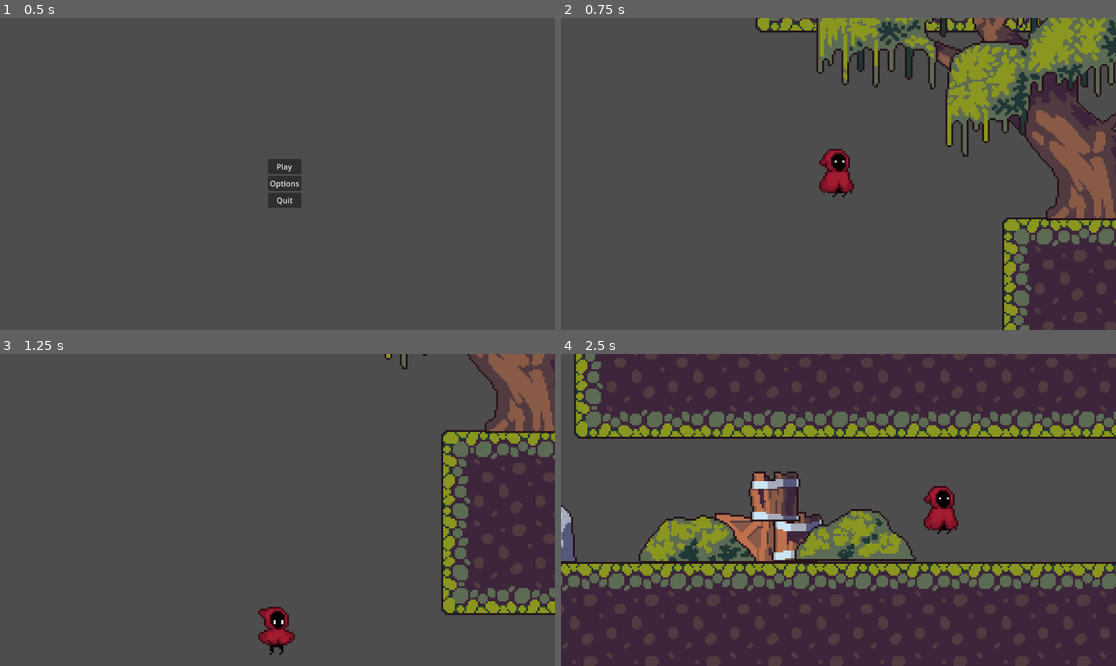
Above: before the commit, frames 1-4 (two rows, left to right).
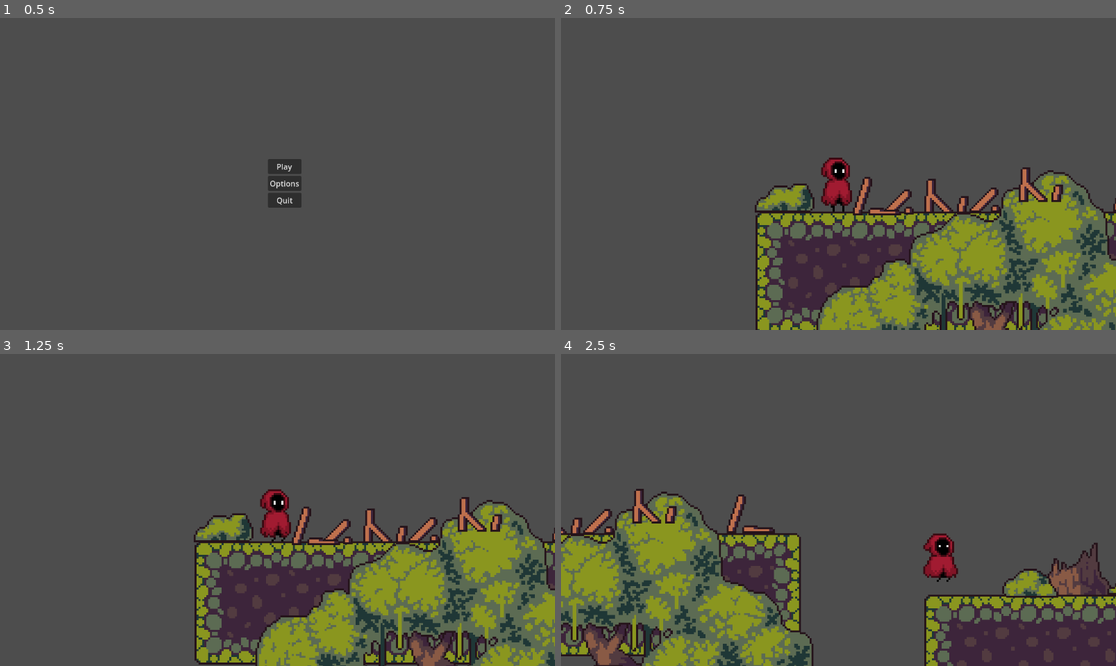
Above: after the commit, the same moments.

Repository: pxD1311/Bubble-Realms-The-Lost-Knight
Game: Godot game, scene res://scenes/level_1.tscn
Same seed, same stepped clock (60 frames per second), same inputs: the game is played once before the commit and once after it.
Inputs (mouse positions are in pixels of both pictures, inside the frame that each line leads up to):
- Up to frame 1 (0.5 s): no input
- Up to frame 2 (0.75 s): click "Play" at 0.5 s
- Up to frame 3 (1.25 s): no input
- Up to frame 4 (2.5 s): move the mouse to (960, 494) at 1.27 s; hold S (crouch) 1.28-2.03 s; hold D (move_right) from 1.28 s (still down); tap Space (jump) at 1.52, 1.55, 1.82, 2.1, 2.27 s; move the mouse to (727, 525) at 2.02 s; tap S (crouch) at 2.3 s

Frame 1 is identical in both runs. In frame 2, 41% of the frame differs, in the area x 34-100%, y 0-100%; in frame 3, 35%; in frame 4, 60%, in the area x 0-100%, y 0-100%.

Commit message:
added portal asset plus some changes in hub

Diff:
--- a/GameManager.gd
+++ b/GameManager.gd
@@ -9,6 +9,7 @@
 
 func _ready():
 	# Set initial state or load saved game data if needed
+	#load_scene("res://scenes/level_1.tscn")
 	load_main_menu()
 
 func _process(delta):
--- a/scenes/character.tscn
+++ b/scenes/character.tscn
@@ -117,14 +117,6 @@
 atlas = ExtResource("2_3af8f")
 region = Rect2(96, 128, 32, 32)
 
-[sub_resource type="AtlasTexture" id="AtlasTexture_q0t87"]
-atlas = ExtResource("2_3af8f")
-region = Rect2(128, 128, 32, 32)
-
-[sub_resource type="AtlasTexture" id="AtlasTexture_5hywf"]
-atlas = ExtResource("2_3af8f")
-region = Rect2(160, 128, 32, 32)
-
 [sub_resource type="AtlasTexture" id="AtlasTexture_rsx07"]
 atlas = ExtResource("2_3af8f")
 region = Rect2(0, 224, 32, 32)
@@ -283,12 +275,6 @@
 }, {
 "duration": 1.0,
 "texture": SubResource("AtlasTexture_f11ij")
-}, {
-"duration": 1.0,
-"texture": SubResource("AtlasTexture_q0t87")
-}, {
-"duration": 1.0,
-"texture": SubResource("AtlasTexture_5hywf")
 }],
 "loop": false,
 "name": &"crouch",
@@ -445,8 +431,10 @@
 
 [node name="AnimatedSprite2D2" type="AnimatedSprite2D" parent="."]
 sprite_frames = SubResource("SpriteFrames_62bf1")
-animation = &"jump"
+animation = &"crouch"
 autoplay = "idle"
+frame = 3
+frame_progress = 1.0
 
 [node name="CollisionStand2" type="CollisionShape2D" parent="."]
 position = Vector2(-1, 1)
--- a/scenes/hub.tscn
+++ b/scenes/hub.tscn
@@ -276,8 +276,9 @@
 physics_layer_0/collision_layer = 1
 sources/3 = SubResource("TileSetAtlasSource_h271k")
 
-[sub_resource type="Animation" id="Animation_afpbd"]
+[sub_resource type="Animation" id="Animation_4quoi"]
 resource_name = "up_down"
+length = 3.0
 loop_mode = 2
 tracks/0/type = "value"
 tracks/0/imported = false
@@ -286,13 +287,13 @@
 tracks/0/interp = 1
 tracks/0/loop_wrap = true
 tracks/0/keys = {
-"times": PackedFloat32Array(0, 1),
+"times": PackedFloat32Array(0, 3),
 "transitions": PackedFloat32Array(1, 1),
 "update": 0,
-"values": [Vector2(289, 440), Vector2(289, 278)]
-}
-
-[sub_resource type="Animation" id="Animation_7ksf7"]
+"values": [Vector2(288, 311), Vector2(288, 433)]
+}
+
+[sub_resource type="Animation" id="Animation_u6qjo"]
 length = 0.001
 tracks/0/type = "value"
 tracks/0/imported = false
@@ -304,13 +305,51 @@
 "times": PackedFloat32Array(0),
 "transitions": PackedFloat32Array(1),
 "update": 0,
-"values": [Vector2(289, 440)]
-}
-
-[sub_resource type="AnimationLibrary" id="AnimationLibrary_7qn1o"]
+"values": [Vector2(288, 311)]
+}
+
+[sub_resource type="AnimationLibrary" id="AnimationLibrary_3wmqt"]
 _data = {
-"RESET": SubResource("Animation_7ksf7"),
-"up_down": SubResource("Animation_afpbd")
+"RESET": SubResource("Animation_u6qjo"),
+"up_down": SubResource("Animation_4quoi")
+}
+
+[sub_resource type="Animation" id="Animation_k6uu7"]
+resource_name = "up_down"
+length = 3.0
+loop_mode = 2
+tracks/0/type = "value"
+tracks/0/imported = false
+tracks/0/enabled = true
+tracks/0/path = NodePath(".:position")
+tracks/0/interp = 1
+tracks/0/loop_wrap = true
+tracks/0/keys = {
+"times": PackedFloat32Array(0, 3),
+"transitions": PackedFloat32Array(1, 1),
+"update": 0,
+"values": [Vector2(139, 440), Vector2(139, 591)]
+}
+
+[sub_resource type="Animation" id="Animation_a141c"]
+length = 0.001
+tracks/0/type = "value"
+tracks/0/imported = false
+tracks/0/enabled = true
+tracks/0/path = NodePath(".:position")
+tracks/0/interp = 1
+tracks/0/loop_wrap = true
+tracks/0/keys = {
+"times": PackedFloat32Array(0),
+"transitions": PackedFloat32Array(1),
+"update": 0,
+"values": [Vector2(139, 440)]
+}
+
+[sub_resource type="AnimationLibrary" id="AnimationLibrary_sn05k"]
+_data = {
+"RESET": SubResource("Animation_a141c"),
+"up_down": SubResource("Animation_k6uu7")
 }
 
 [node name="Hub" type="Node2D"]
@@ -467,20 +506,31 @@
 position = Vector2(807, 603)
 texture = ExtResource("29_rja1o")
 
-[node name="bubble_up_down" parent="." instance=ExtResource("30_vathm")]
-position = Vector2(289, 440)
-
-[node name="AnimationPlayer" type="AnimationPlayer" parent="bubble_up_down"]
+[node name="platforms" type="Node" parent="."]
+
+[node name="bubble_up_down" parent="platforms" instance=ExtResource("30_vathm")]
+position = Vector2(288, 311)
+
+[node name="AnimationPlayer" type="AnimationPlayer" parent="platforms/bubble_up_down"]
 libraries = {
-"": SubResource("AnimationLibrary_7qn1o")
+"": SubResource("AnimationLibrary_3wmqt")
 }
 autoplay = "up_down"
 
-[node name="Character" parent="bubble_up_down" instance=ExtResource("31_rf1li")]
+[node name="bubble_up_down2" parent="platforms" instance=ExtResource("30_vathm")]
+position = Vector2(139, 440)
+
+[node name="AnimationPlayer" type="AnimationPlayer" parent="platforms/bubble_up_down2"]
+libraries = {
+"": SubResource("AnimationLibrary_sn05k")
+}
+autoplay = "up_down"
+
+[node name="Character" parent="." instance=ExtResource("31_rf1li")]
 z_index = 5
-position = Vector2(-213, -4)
-
-[node name="Camera2D" type="Camera2D" parent="bubble_up_down/Character"]
+position = Vector2(76, 274)
+
+[node name="Camera2D" type="Camera2D" parent="Character"]
 zoom = Vector2(4, 4)
 limit_smoothed = true
 position_smoothing_enabled = true
Binary file added: assets/portal/Dimensional_Portal.png
Not shown: 1 places in scenes/character.tscn that only renumber resources
Not shown: 2 places in scenes/hub.tscn that only renumber resources
Not shown: 1 places in scenes/level_1.tscn that only renumber resources
